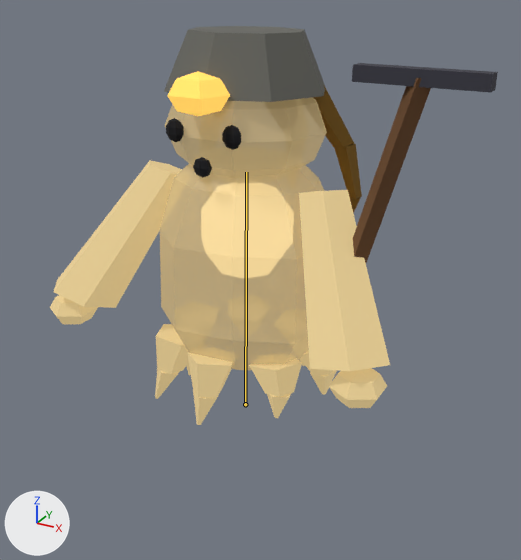
A saved change to the glTF model unity/Assets/Resources/Models/Soul/soul_day_soegol.glb.
Both versions are drawn from a 50 mm camera at (0.955, -1.64, 1.253) aimed at (0.119, -0.121, 0.493). Arrows for +X, +Y and +Z are at lower left; the lights stay in place. The older version comes first. Both versions are drawn at frame 5 of the action 'Kneel'; the numbers are the values there. The bones that change, and the others that lie on the model, are drawn over the model as lines.

The first picture shows 'soul_day_soegol_part0', 'soul_day_soegol_part2', 'soul_day_soegol_part3', 'soul_day_soegol_part4', 'soul_day_soegol_part5', 'soul_day_soegol_part6', 'soul_day_soegol_part7', 'soul_day_soegol_part8'.
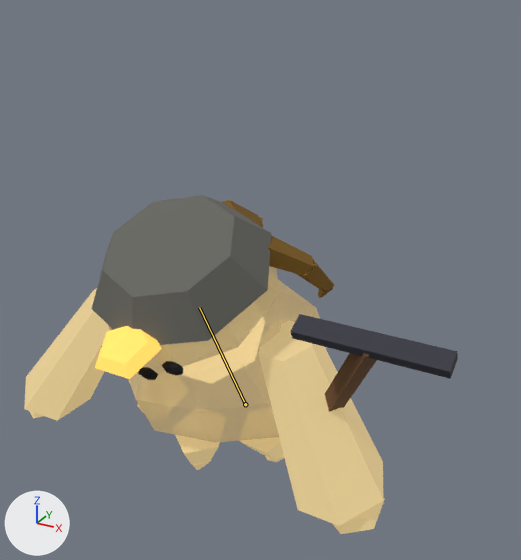
Pixel boxes [x1, y1, x2, y2] of what changed, in the pictures (521 x 560 px):
'soul_day_soegol_part2', posed (7% shorter)
    before: [49, 160, 390, 425]
    after: [24, 288, 385, 534]
'soul_day_soegol_part0', posed
    before: [160, 97, 327, 370]
    after: [108, 266, 326, 443]
'soul_day_soegol_part5', posed (11% wider, 96% taller)
    before: [164, 26, 325, 102]
    after: [92, 195, 271, 345]
'soul_day_soegol_part8', posed (15% wider, 113% taller)
    before: [352, 63, 498, 93]
    after: [290, 314, 458, 379]
'soul_day_soegol_part7', posed
    before: [353, 78, 431, 263]
    after: [325, 353, 377, 412]
'soul_day_soegol_part6', posed
    before: [167, 71, 230, 116]
    after: [95, 326, 162, 379]
'soul_day_soegol_part3', posed
    before: [313, 86, 362, 213]
    after: [222, 200, 334, 298]
'soul_day_soegol_part4', posed
    before: [166, 118, 241, 178]
    after: [101, 346, 184, 380]
bone 'Body', root to tip
    before: (245, 404) to (246, 172)
    after: (245, 404) to (199, 307)

What the commit changed:
Bone 'Body' (bone_body) turns from (-1, 0, 0) to (28, 0, 0) degrees about its own x, y and z.
Bone 'Body' (bone_body) is rescaled from (1.09, 0.73, 1.09) to (1.19, 0.49, 1.19).
